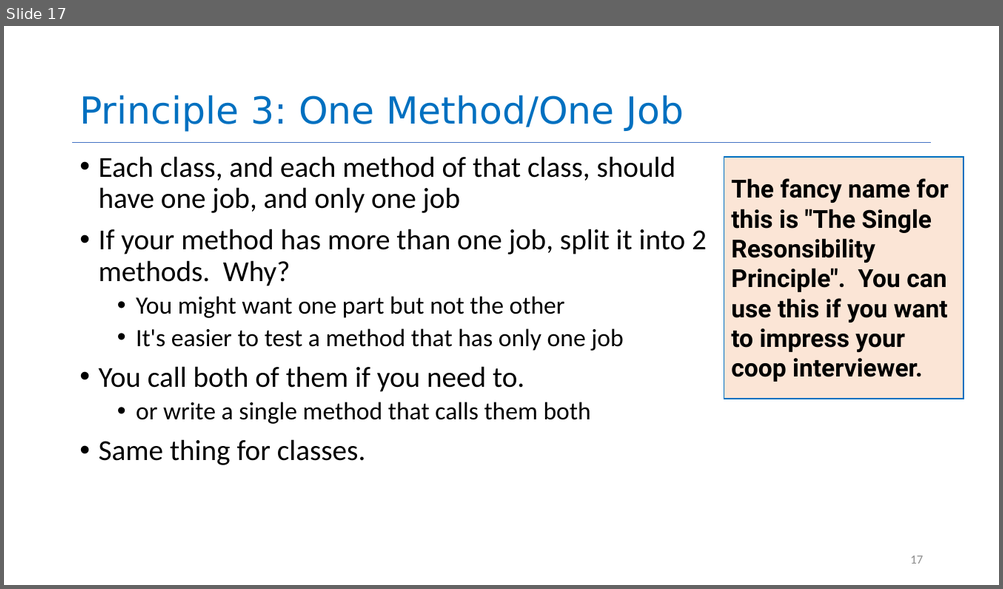
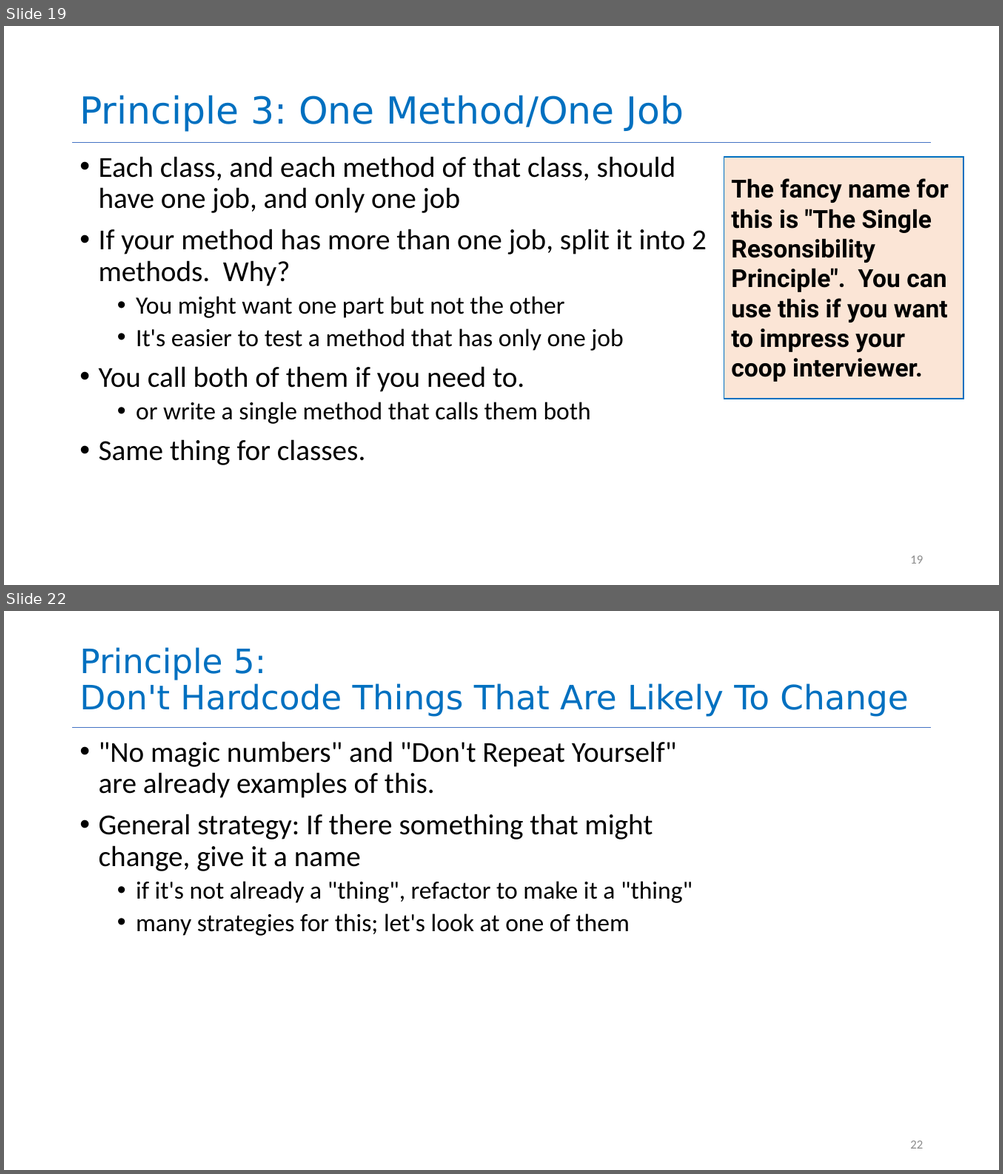
Before and after one commit to neu-se/CS4530-CS5500-Spring-2021, a slide deck: Slides/Lesson 1.2 General Program Design Principles.pptx. Shown one above the other, each under a label of ours: slide 17 before the commit, slides 19 and 22 after it; the slides between them are not shown. The pictures are 1003x589 and 1003x1174 pixels, drawn with LibreOffice and Linux fonts; fonts in the diff are those of the drawing. Boxes give left, top, right and bottom in pixels: in the first picture for what was removed or moved away, otherwise in the second. Text is boxed around its words. In the diff, an @@ line names an element or a change of style, - is before the commit and + after.

```diff
--- a/Slides/Lesson 1.2 General Program Design Principles.pptx
+++ b/Slides/Lesson 1.2 General Program Design Principles.pptx
@@ slide 22 added at <box>4,611,999,1170</box>, background #FFFFFF; not listed: 1 template element that a slide beside it also shows @@
@@ title added at <box>79,647,908,717</box>, 32.4 pt, text #0070C0 @@
+Principle 5:
+Don't Hardcode Things That Are Likely To Change
@@ text added at <box>99,741,692,936</box>, 28 pt, text #000000 @@
+• "No magic numbers" and "Don't Repeat Yourself" are already examples of this.
+• General strategy: If there something that might change, give it a name
+  • if it's not already a "thing", refactor to make it a "thing"
+  • many strategies for this; let's look at one of them
@@ page number added at <box>910,1141,922,1149</box>, 12 pt, text #8C8C8C @@
+22
@@ what was slide 17 is now slide 19 @@
@@ page number at <box>910,556,922,564</box>: text changed @@
-17
+19
```
Also in this commit, not shown: 7 slides changed, 7 other slides added, 2 other files.
